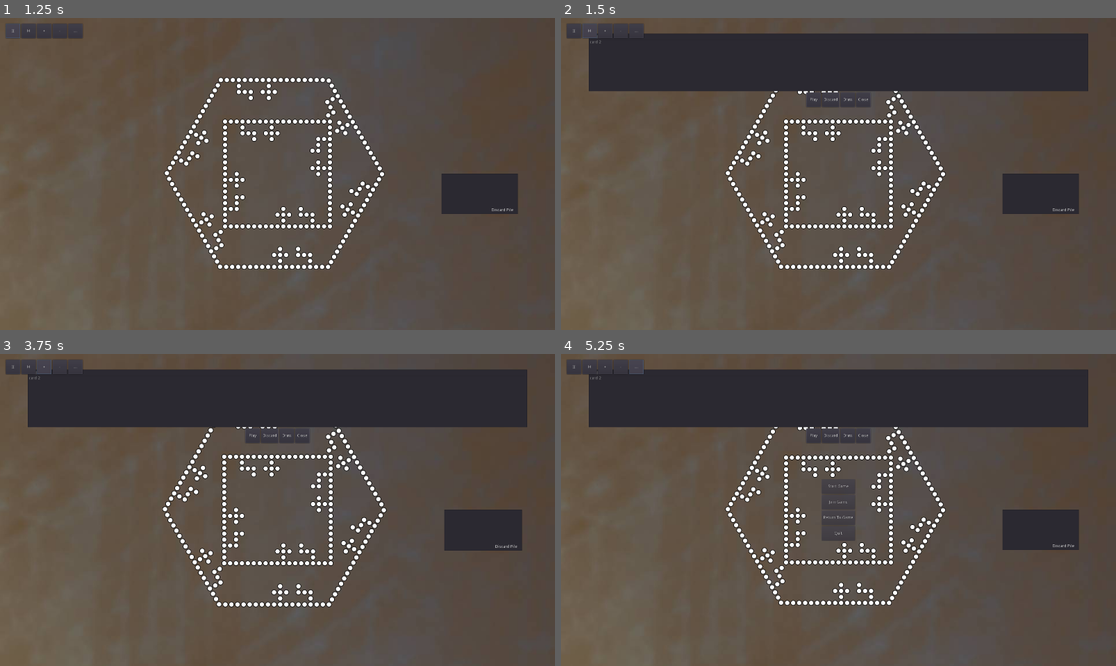
Above: before the commit, frames 1-4 (two rows, left to right).
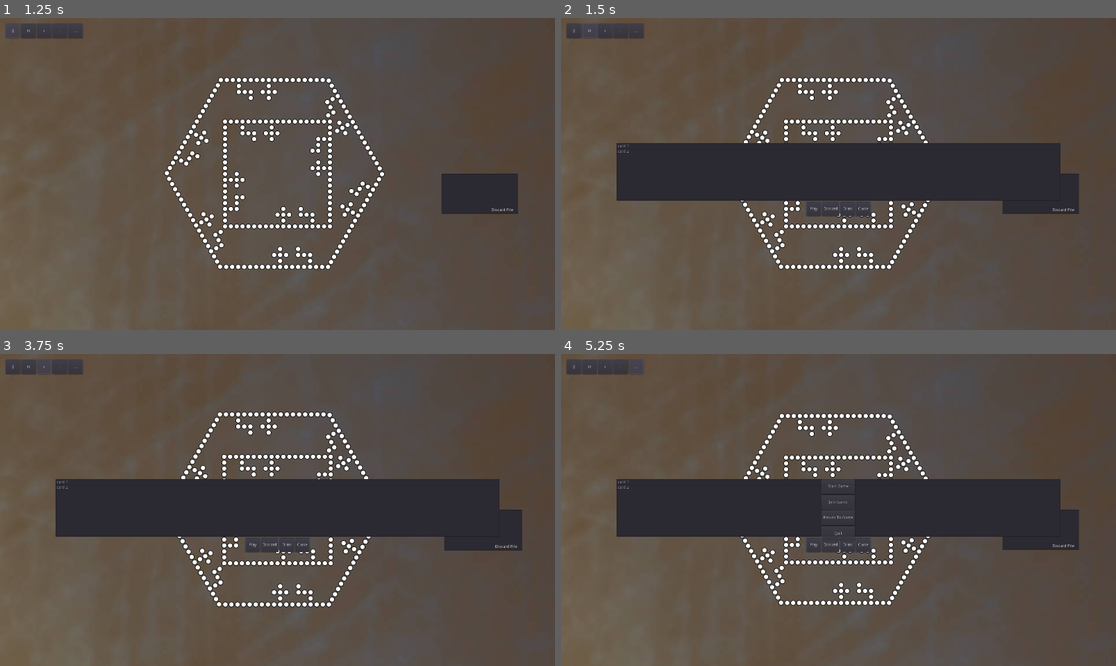
Above: after the commit, the same moments.

Repository: marshallcouch/joker
Game: Godot game, scene res://scenes/Table.tscn
Same seed, same stepped clock (60 frames per second), same inputs: the game is played once before the commit and once after it.
Inputs:
- Up to frame 1 (1.25 s): click "][" at 0.5 s
- Up to frame 2 (1.5 s): click "H" at 1.25 s
- Up to frame 3 (3.75 s): click "Play" at 2 s; click "Play" at 2.75 s; click "+" at 3.5 s
- Up to frame 4 (5.25 s): click "-" at 4.25 s; click "..." at 5 s

Frame 1 is identical in both runs. In frame 2, 31% of the frame differs, in the area x 5-95%, y 4-64%; in frame 3, 31%; in frame 4, 30%.

Commit message:
some refactoring

Diff:
--- a/scenes/Table.tscn
+++ b/scenes/Table.tscn
@@ -175,6 +175,8 @@
 
 [node name="HandPanel" type="Panel" parent="Controls/HandCanvas"]
 visible = false
+margin_right = 200.0
+margin_bottom = 400.0
 rect_min_size = Vector2( 200, 400 )
 
 [node name="HandContainer" type="VBoxContainer" parent="Controls/HandCanvas"]
--- a/src/clicker.gd
+++ b/src/clicker.gd
@@ -22,8 +22,6 @@
 		for shape in shapes:
 			if shape["collider"].has_method("on_click"):
 				shape["collider"].on_click()
-				if shape["collider"].has_method("not_draggable"):
-					break
 				dragging_shape = shape["collider"]
 				if !click_all and ignore_unclickable:
 					break # Thus clicks only the topmost clickable
@@ -33,17 +31,21 @@
 
 	if event is InputEventMouseButton and !event.pressed and event.button_index == 1 and is_dragging:
 		if dragging_shape:
-			dragging_shape.on_release()
+			if dragging_shape.has_method("on_release"):
+				dragging_shape.on_release()
 			dragging_shape = null
 		is_dragging = false
 
-	if is_dragging and event is InputEventMouseMotion and dragging_shape:
-		dragging_shape.position += (event.position - previous_mouse_position) / camera.zoom
+
+	if is_dragging and event is InputEventMouseMotion:
+		#moving a piece
+		if dragging_shape:
+			dragging_shape.position += (event.position - previous_mouse_position) / camera.zoom
+		#moving the camera
+		else:
+			camera.position -= (event.position - previous_mouse_position) / camera.zoom
 		previous_mouse_position = event.position
 
-	if is_dragging and event is InputEventMouseMotion and !dragging_shape:
-		camera.position -= (event.position - previous_mouse_position) / camera.zoom
-		previous_mouse_position = event.position
 
 
 func setup_camera():
--- a/src/networking.gd
+++ b/src/networking.gd
@@ -119,7 +119,7 @@
 			else:
 				rb = rb + chunk # Append to read buffer.
 		var message_json:String = rb.get_string_from_ascii()
-		if !message_json.find('"status":"connected"'):
+		if message_json.find('"action":')>0:
 			emit_signal("data_received", message_json,"")
 
 
@@ -142,7 +142,7 @@
 			var data = client.stream_peer.get_available_bytes()
 			if data > 0:
 				var message = client.stream_peer.get_string(data)
-				if debug_networking:
+				if debug_networking == true:
 					print("Received message: " + message)
 				#client.stream_peer.put_data(write_server_http_message("Got it!"))
 				var message_json:String = message.substr(message.find("{"))
@@ -155,7 +155,7 @@
 
 
 func write_server_http_message(body:String) -> PoolByteArray:
-	if debug_networking:
+	if debug_networking == true:
 		print("message sent: " + body)
 	var msg = "HTTP/1.1 200 OK\r\nAccess-Control-Allow-Origin: *"
 	msg += "\r\nContent-Type: application/json\r\nContent-Length:"
--- a/src/table.gd
+++ b/src/table.gd
@@ -21,6 +21,7 @@
 var start_game_button
 var disconnect_game_button
 var networking:Networking = Networking.new()
+var piece_preload = preload("res://scenes/pieces/Piece.tscn")
 
 func _set_onready_variables() ->void:
 	start_menu = $Controls/StartMenu
@@ -84,10 +85,9 @@
 		8:
 			$Boards/JokerBoard8.show()
 	discard_pile.show()
-	var piece_preload = preload("res://scenes/pieces/Piece.tscn")
+
 	for i in 8:
 		for j in 5:
-
 			var piece = piece_preload.instance()
 			pieces.add_child(piece)
 			piece.set_base_color(i).set_icon_color(7).scale_piece(Vector2(1,1)).set_icon(i+1)
@@ -221,9 +221,7 @@
 
 func _data_received(message:String,peer_id):
 	var message_dict = {}
-	message_dict = JSON.parse_string(message)
-	if !message_dict.has("action"):
-		return
+	message_dict = Utils.string_to_json(message)
 	if message_dict["action"] == "draw":
 		_draw_card(message_dict,peer_id)
 	if message_dict["action"] == "discard":
@@ -289,10 +287,9 @@
 	for piece in pieces.get_children():
 		pieces.remove_child(piece)
 
-
 	if message_dict.has("pieces"):
 		for piece in message_dict["pieces"]:
-			var new_piece = load("res://scenes/pieces/Piece.tscn").instantiate()
+			var new_piece = piece_preload.instance()
 			pieces.add_child(new_piece)
 			new_piece.from_dictionary(piece)
 			new_piece.connect("new_position",self, "_update_piece_position")
@@ -308,14 +305,10 @@
 
 
 func _show_hand():
-	#if get_viewport().size.x *.9 != hand_panel.size.x:
-	hand_container.set_position(Vector2(get_viewport().size.x *.05,get_viewport().size.y *.05 ))
-	hand_container.set_size( Vector2(get_viewport().size.x *.9,get_viewport().size.y *.5 ))
-#	cards_in_hand_list.minimum_size = \
-#	Vector2(get_viewport().size.x *.9,get_viewport().size.y *.45)
-
-#	hand_panel.set_position(hand_container.position)
-#	hand_panel.size = Vector2(get_viewport().size.x *.9,get_viewport().size.y *.55 )
+	hand_container.set_position(Vector2(get_viewport().size.x *.1,get_viewport().size.y *.4))
+	hand_container.set_size( Vector2(get_viewport().size.x *.8,get_viewport().size.y *.6 ))
+
+
 	if hand_canvas.visible:
 		hand_canvas.hide()
 	else:
--- a/src/utils.gd
+++ b/src/utils.gd
@@ -37,7 +37,8 @@
 
 
 static func json_to_string(json:Dictionary) -> String:
-	return JSON.print(json)
+	var stringjson = JSON.print(json)
+	return stringjson
 
 static func string_to_json(json:String) -> Dictionary:
 	var p = JSON.parse(json)
